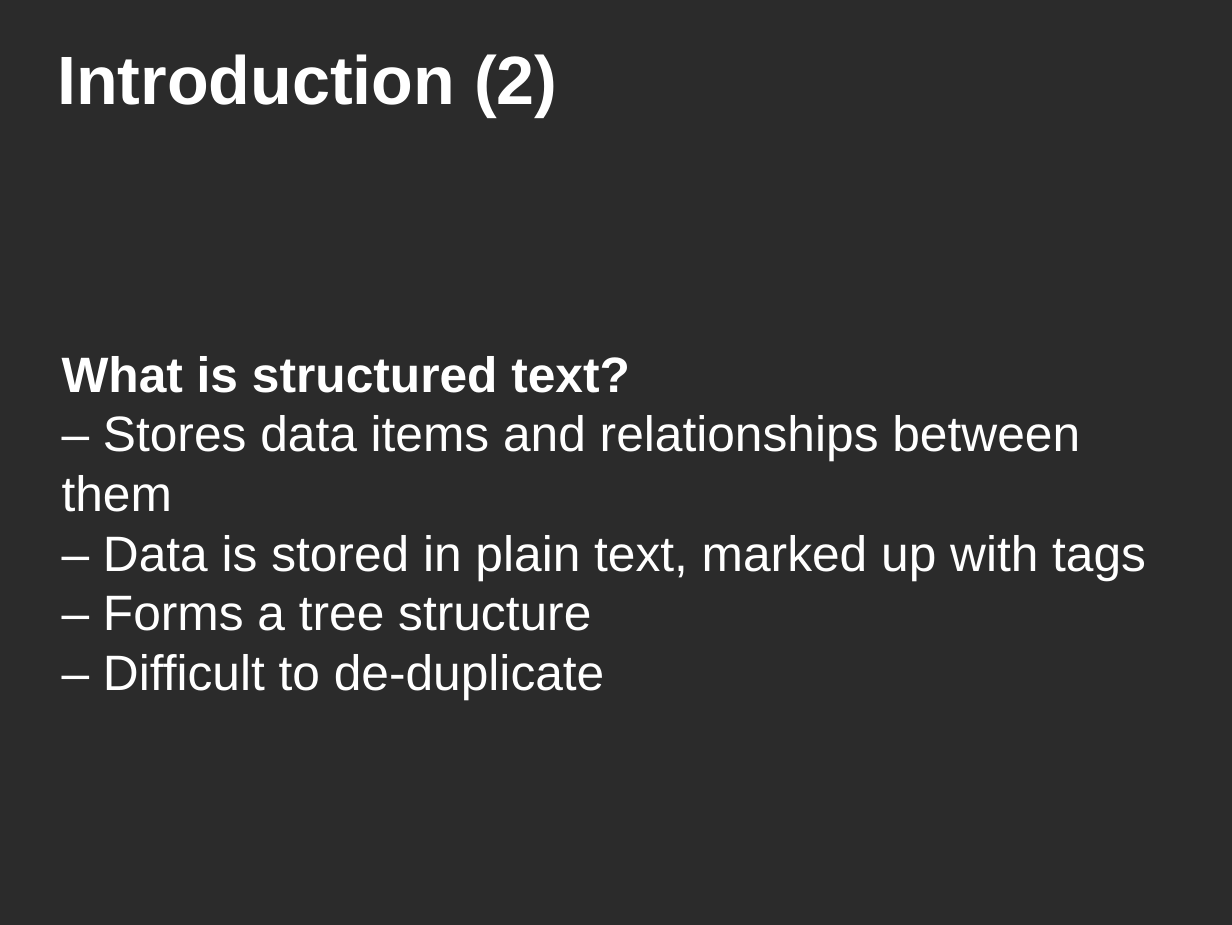
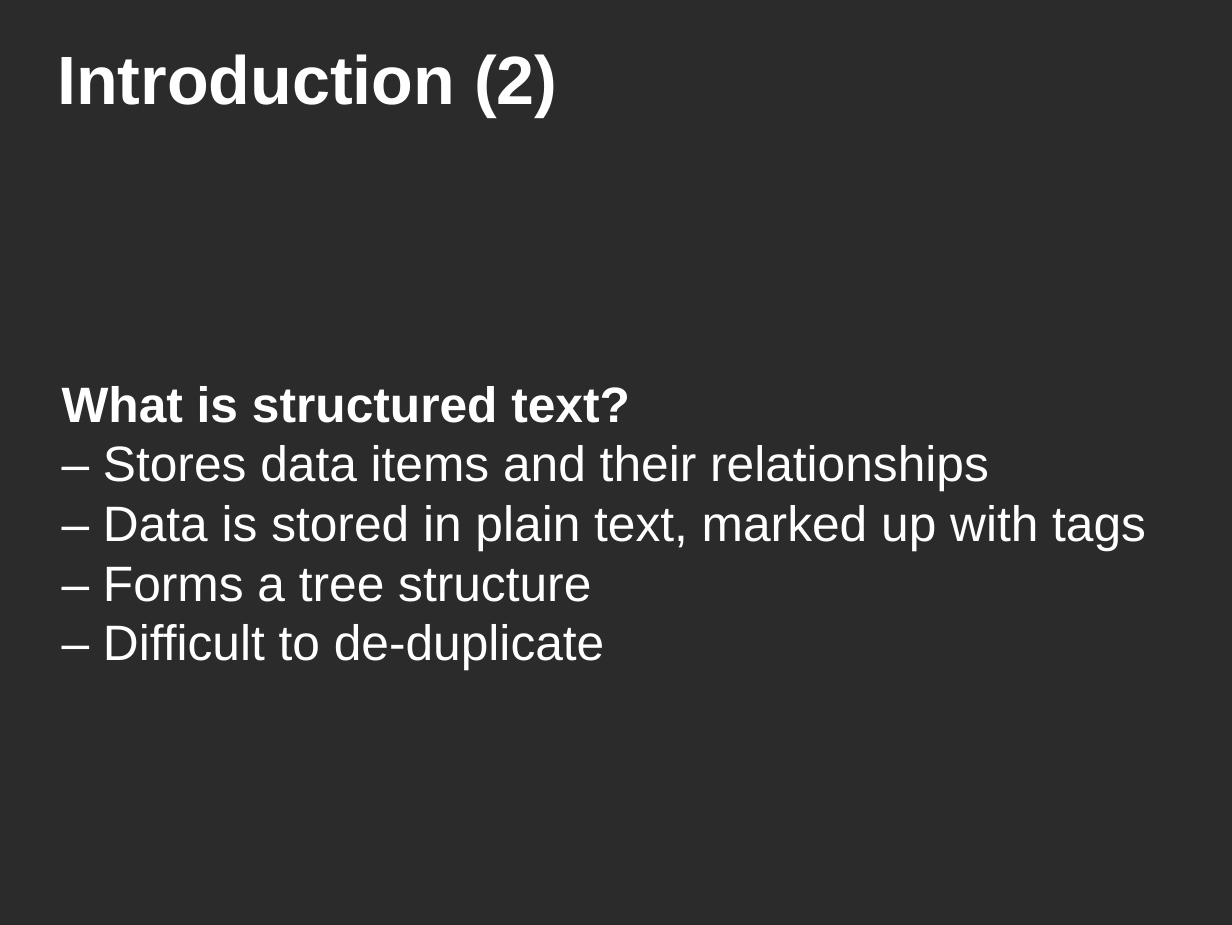
Before and after one commit to kratos12000/FastXMLDiff, a slide deck: slide 3 of Presentation/Slides.odp. Drawn at 1232x925 pixels with LibreOffice and Linux fonts; fonts in the diff are those of the drawing; background and template pictures are left out; a plain dark background stands for a picture behind light text. Boxes give left, top, right and bottom in pixels: in the first picture for what was removed or moved away, otherwise in the second. Text is boxed around its words. In the diff, an @@ line names an element or a change of style, - is before the commit and + after.

```diff
--- a/Presentation/Slides.odp
+++ b/Presentation/Slides.odp
@@ subtitle at (x1=103, y1=445, x2=989, y2=491): text changed @@
-– Stores data items and relationships between them
+– Stores data items and their relationships
```
Also in this commit, not shown: 5 other slides changed, 1 slide removed, 1 other file.
